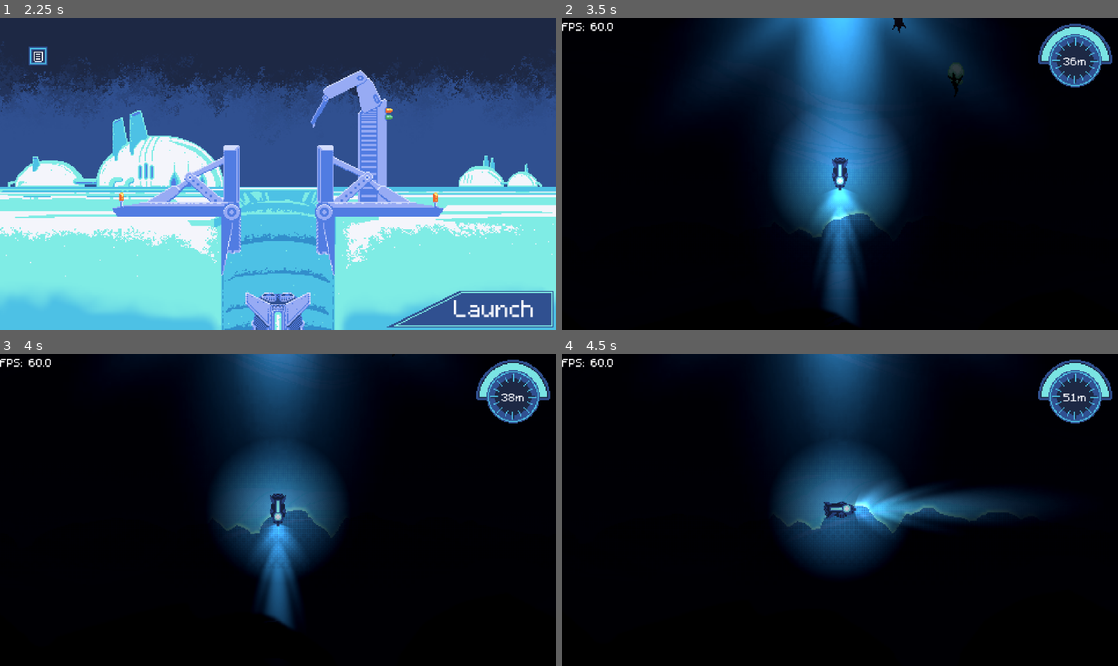
Above: before the commit, frames 1-4 (two rows, left to right).
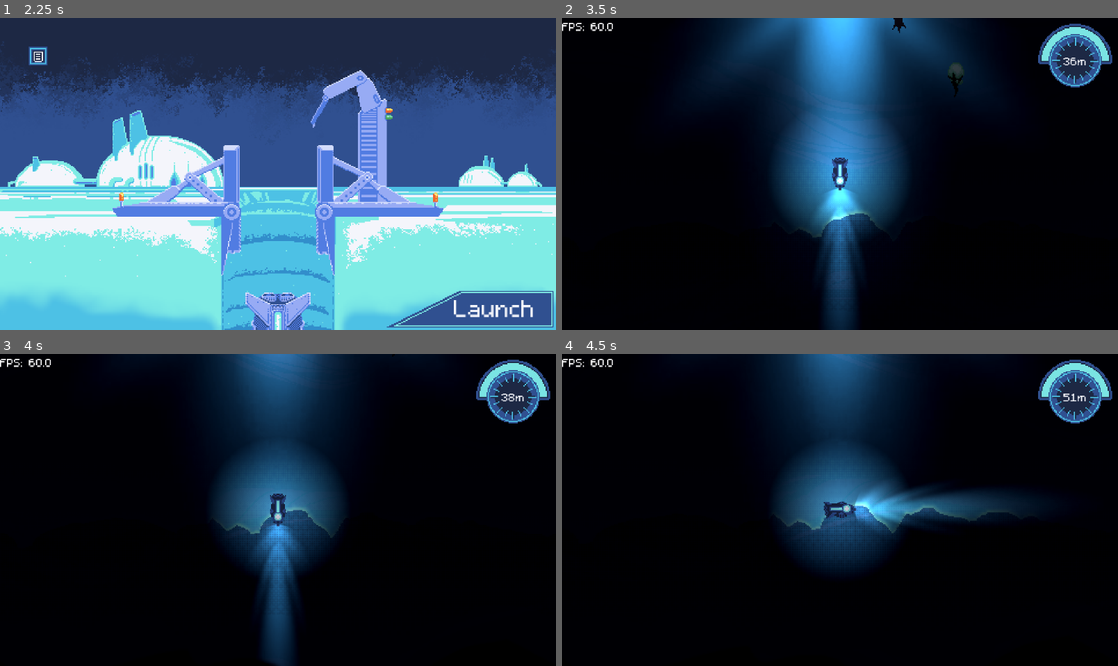
Above: after the commit, the same moments.

Repository: austingwatson/Depths
Game: Godot game, scene res://scenes/title_screen.tscn
The game is run twice, just before and just after one commit, with the same random seed, the same clock (stepped at 60 frames per second) and the same inputs.
Inputs (mouse positions are in pixels of both pictures, inside the frame that each line leads up to):
- Up to frame 1 (2.25 s): click "Play" at 0.5 s; click "Launch" at 1.25 s; click "Launch" at 2 s
- Up to frame 2 (3.5 s): move the mouse to (962, 158) at 2.77 s; hold Space (thrust) from 2.78 s (still down); tap Mouse wheel down (change_weapon_down) at 2.85 s
- Up to frame 3 (4 s): move the mouse to (166, 525) at 3.52 s; release Space (thrust) at 3.53 s; tap Mouse wheel up (change_weapon_up) at 3.6 s
- Up to frame 4 (4.5 s): move the mouse to (895, 441) at 4.27 s; hold Space (thrust) from 4.28 s (still down); hold Right mouse button (rotate) from 4.28 s (still down)

Frame 1 is identical in both runs. In frame 2, 0.3% of the frame differs, in the area x 46-54%, y 63-100%; in frame 3, 1.1%, in the area x 46-56%, y 50-100%; in frame 4, less than 0.1%.

Commit message:
Found sounds and songs

Diff:
--- a/scenes/game.tscn
+++ b/scenes/game.tscn
@@ -90,7 +90,6 @@
 [node name="Sprite2D" type="Sprite2D" parent="IceShelfBG1"]
 texture = ExtResource("3_ca42v")
 centered = false
-offset = Vector2(0, -40)
 
 [node name="IceShelfBG2" type="Parallax2D" parent="."]
 z_index = -17
Not shown, added: assets/sounds/Deepsong.mp3
Not shown, added: assets/sounds/Hit_Hurt.wav
Not shown, added: assets/sounds/Laser_Shoot14.wav
Not shown, added: assets/sounds/alt_laser.wav
Not shown, added: assets/sounds/basecampsong.wav
Not shown, added: assets/sounds/button_boop.wav
Not shown, added: assets/sounds/damaged.wav
Not shown, added: assets/sounds/deepsong.wav
Not shown, added: assets/sounds/invalid.wav
Not shown, added: assets/sounds/launch_sub.wav
Not shown, added: assets/sounds/microwave_gun.wav
Not shown, added: assets/sounds/repair_ping.wav
(and 6 more such lines)
